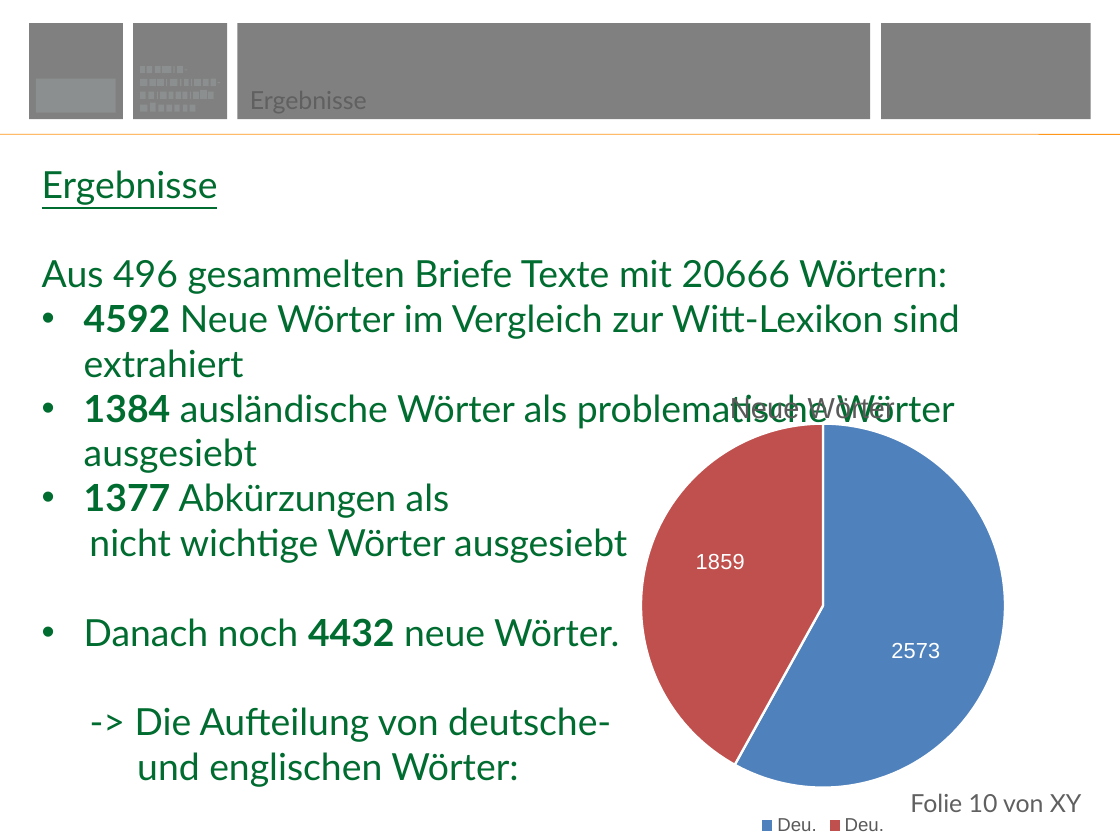
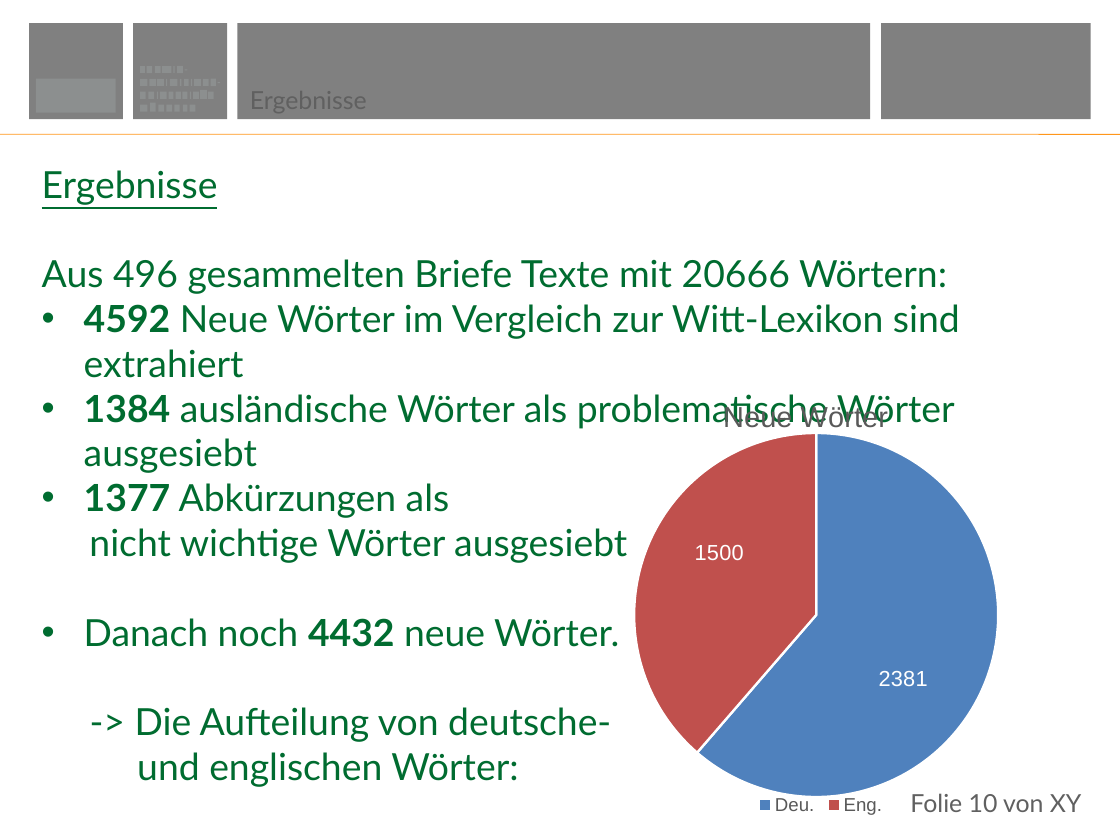
Before and after one commit to MaxEntGirl/wast-master-2018, a slide deck: slide 10 of L_lex/Vortrag.pptx. Drawn at 1120x840 pixels with LibreOffice and Linux fonts; fonts in the diff are those of the drawing; background and template pictures are left out. Boxes give left, top, right and bottom in pixels: in the first picture for what was removed or moved away, otherwise in the second. Text is boxed around its words. In the diff, an @@ line names an element or a change of style, - is before the commit and + after.

Commit message:
Vortrag geändert

```diff
--- a/L_lex/Vortrag.pptx
+++ b/L_lex/Vortrag.pptx
@@ pie chart at (442,352,1120,840) @@
-categories: Deu., Deu.
+categories: Deu., Eng.
-Neue Wörter: 2573, 1859
+Neue Wörter: 2381, 1500
@@ pie chart: place and size @@
-pie chart at (450,343,1120,840)
+pie chart at (442,352,1120,840)
```
